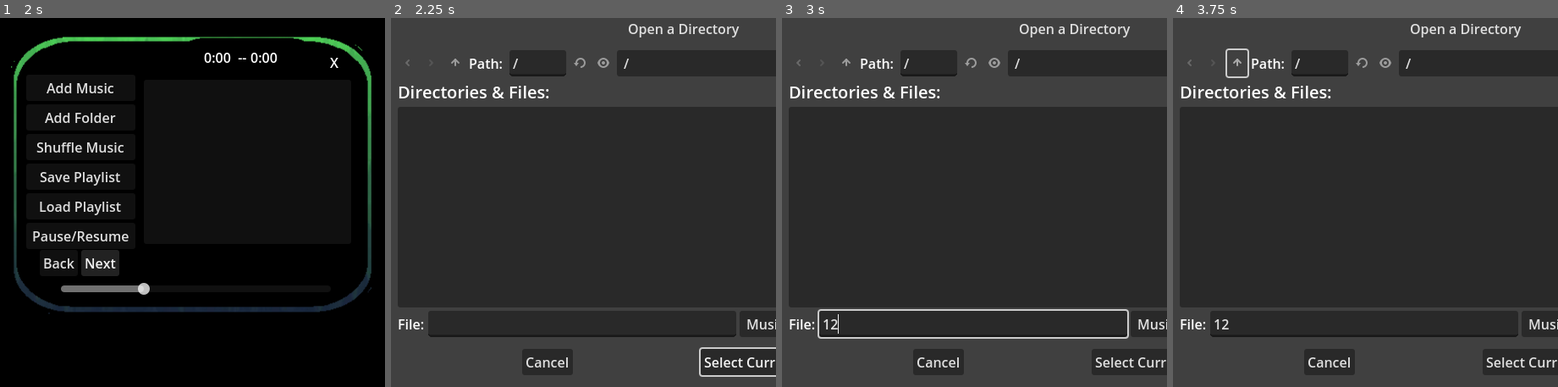
Above: before the commit, frames 1-4 (left to right).
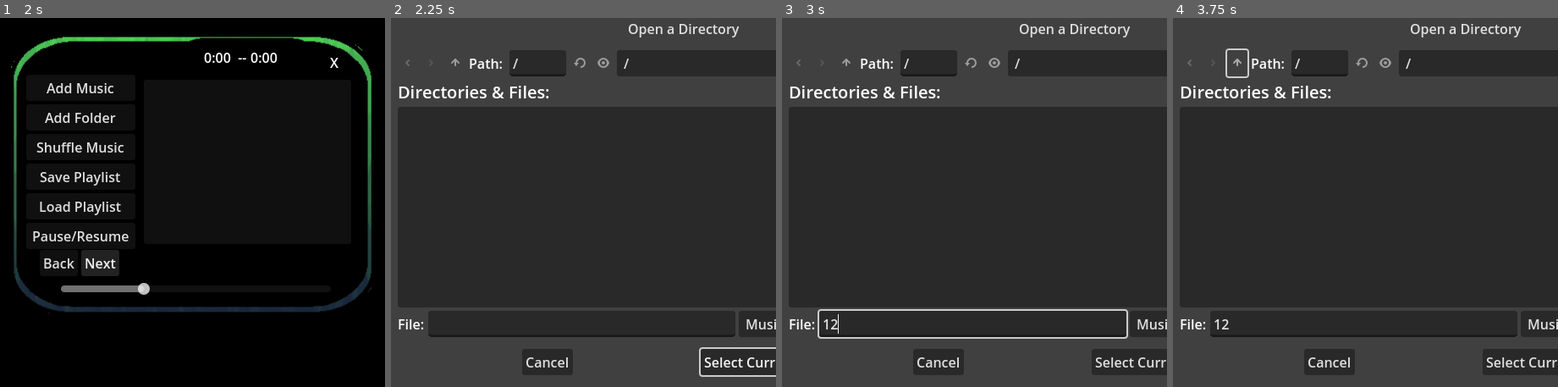
Above: after the commit, the same moments.

Repository: KindaWrks/Music-Player
Game: Godot game, scene res://MusicNode.tscn
Two runs of this game, one before a commit and one after it. Both use one fixed random seed, a clock stepped at 60 frames per second and the inputs below.
Inputs (mouse positions are in pixels of both pictures, inside the frame that each line leads up to):
- Up to frame 1 (2 s): click "Next" at 0.5 s; click "Next" at 1.25 s
- Up to frame 2 (2.25 s): click "Add Folder" at 2 s
- Up to frame 3 (3 s): click (974, 324) at 2.77 s; type "12" at 2.85 s
- Up to frame 4 (3.75 s): click (1238, 62) at 3.5 s

Frame 1 is identical in both runs. In frame 2, 0.1% of the frame differs, in the area x 89-100%, y 81-87%; in frame 3, 0.2%, in the area x 89-100%, y 78-87%; in frame 4, 0.1%.
Error in both runs: Invalid access of index '0' on a base object of type: 'Array'. (res://MusicNode.gd:108)

Commit message:
added delete key
song removal not complete

Diff:
--- a/project.godot
+++ b/project.godot
@@ -41,6 +41,11 @@
 "events": [Object(InputEventMouseButton,"resource_local_to_scene":false,"resource_name":"","device":-1,"window_id":0,"a …(257 unchanged characters)…
 ]
 }
+DEL={
+"deadzone": 0.5,
+"events": [Object(InputEventKey,"resource_local_to_scene":false,"resource_name":"","device":-1,"window_id":0,"alt_pressed":false,"shift_pressed":false,"ctrl_pressed":false,"meta_pressed":false,"pressed":false,"keycode":0,"physical_keycode":4194312,"key_label":0,"unicode":0,"echo":false,"script":null)
+]
+}
 
 [rendering]
 
